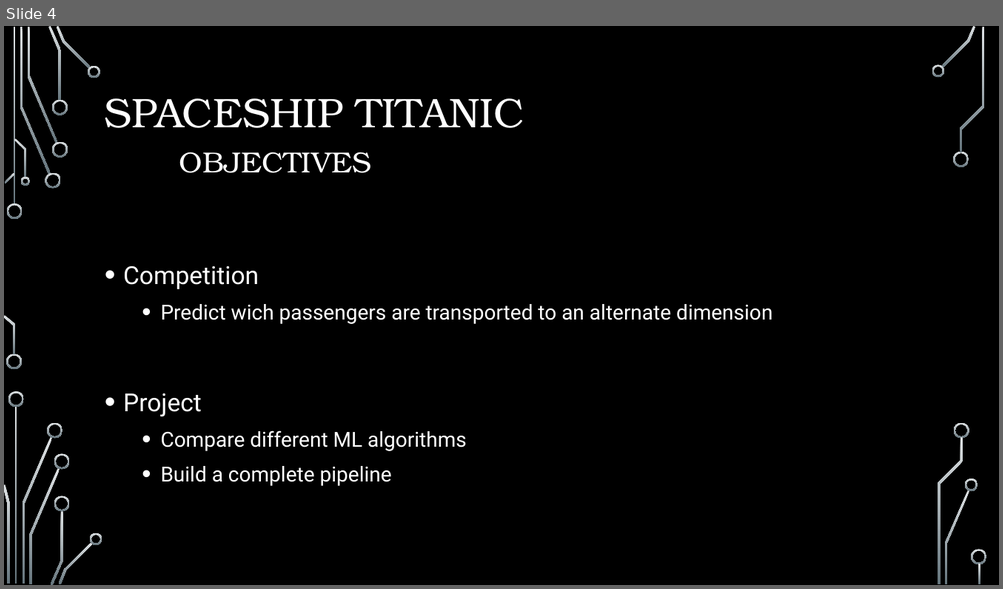
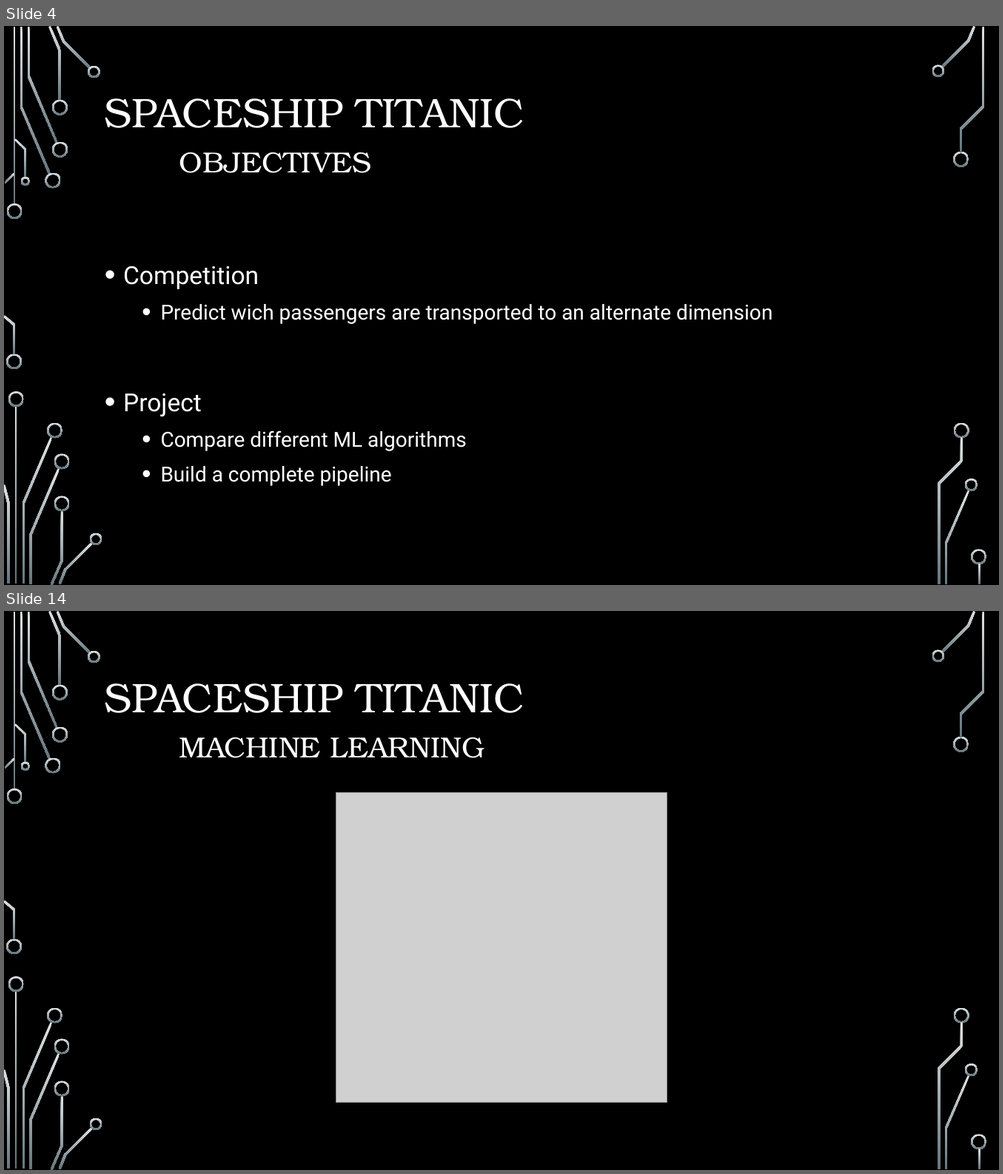
Before and after one commit to gustavossbarros/Ironhack_Final_Project_Spaceship_Titanic, a slide deck: deliverables/Final Project Presentation.pptx. Shown one above the other, each under a label of ours: slide 4 before the commit, slides 4 and 14 after it; the slides between them are not shown. The pictures are 1003x589 and 1003x1174 pixels, drawn with LibreOffice and Linux fonts; fonts in the diff are those of the drawing; grey boxes stand for pictures; background and template pictures are left out. Boxes give left, top, right and bottom in pixels: in the first picture for what was removed or moved away, otherwise in the second. Text is boxed around its words. In the diff, an @@ line names an element or a change of style, - is before the commit and + after.

```diff
--- a/deliverables/Final Project Presentation.pptx
+++ b/deliverables/Final Project Presentation.pptx
@@ slide 14 added at (x1=4, y1=611, x2=999, y2=1170), background picture (left out); not listed: 36 template elements that a slide beside it also shows @@
@@ title added at (x1=105, y1=684, x2=524, y2=758), 40 pt, text #FFFFFF @@
+SPACESHIP TITANIC
+MACHINE LEARNING
@@ picture added at (x1=336, y1=793, x2=666, y2=1103) @@
```
Also in this commit, not shown: 1 slide changed, 12 other slides added, 6 slides removed.
